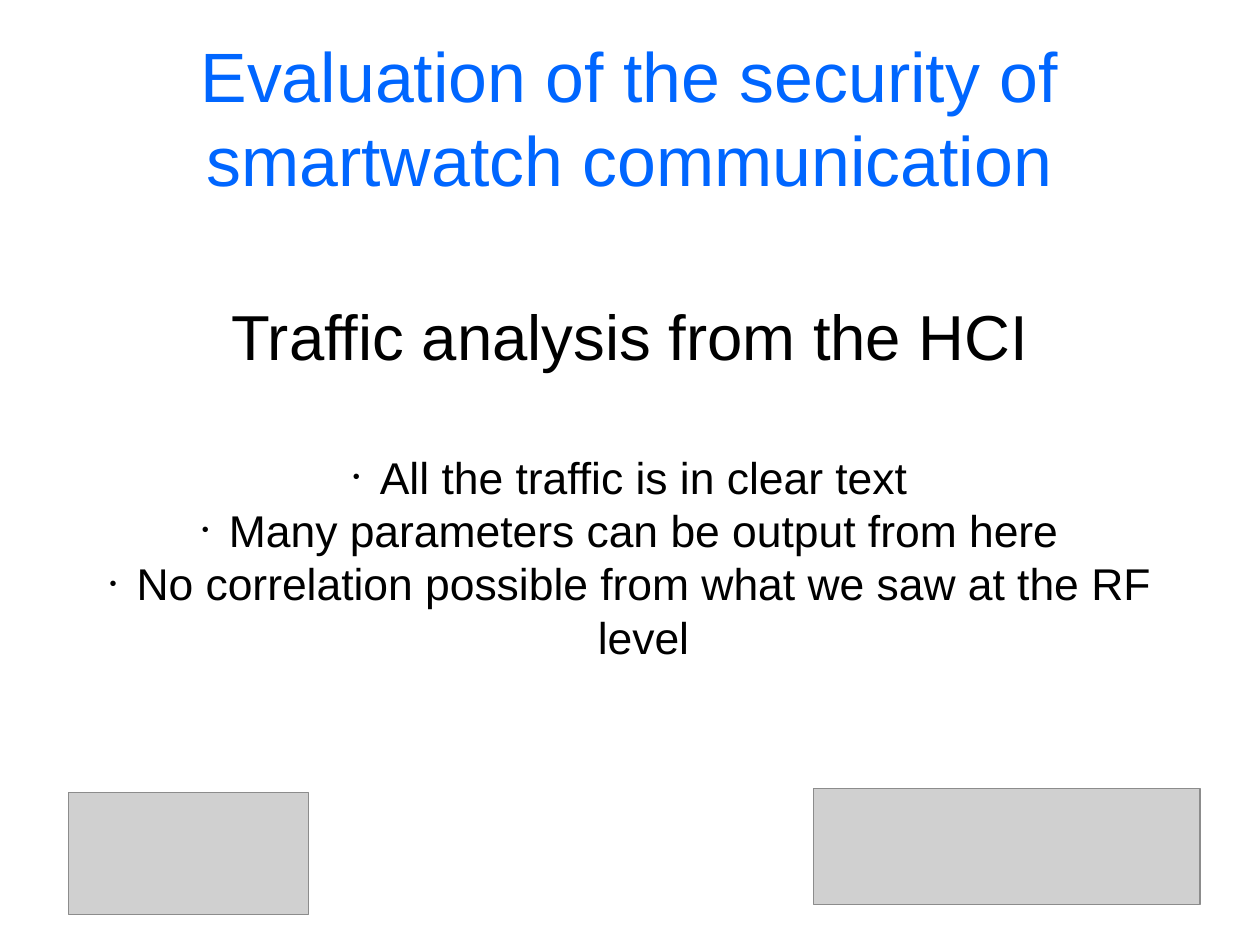
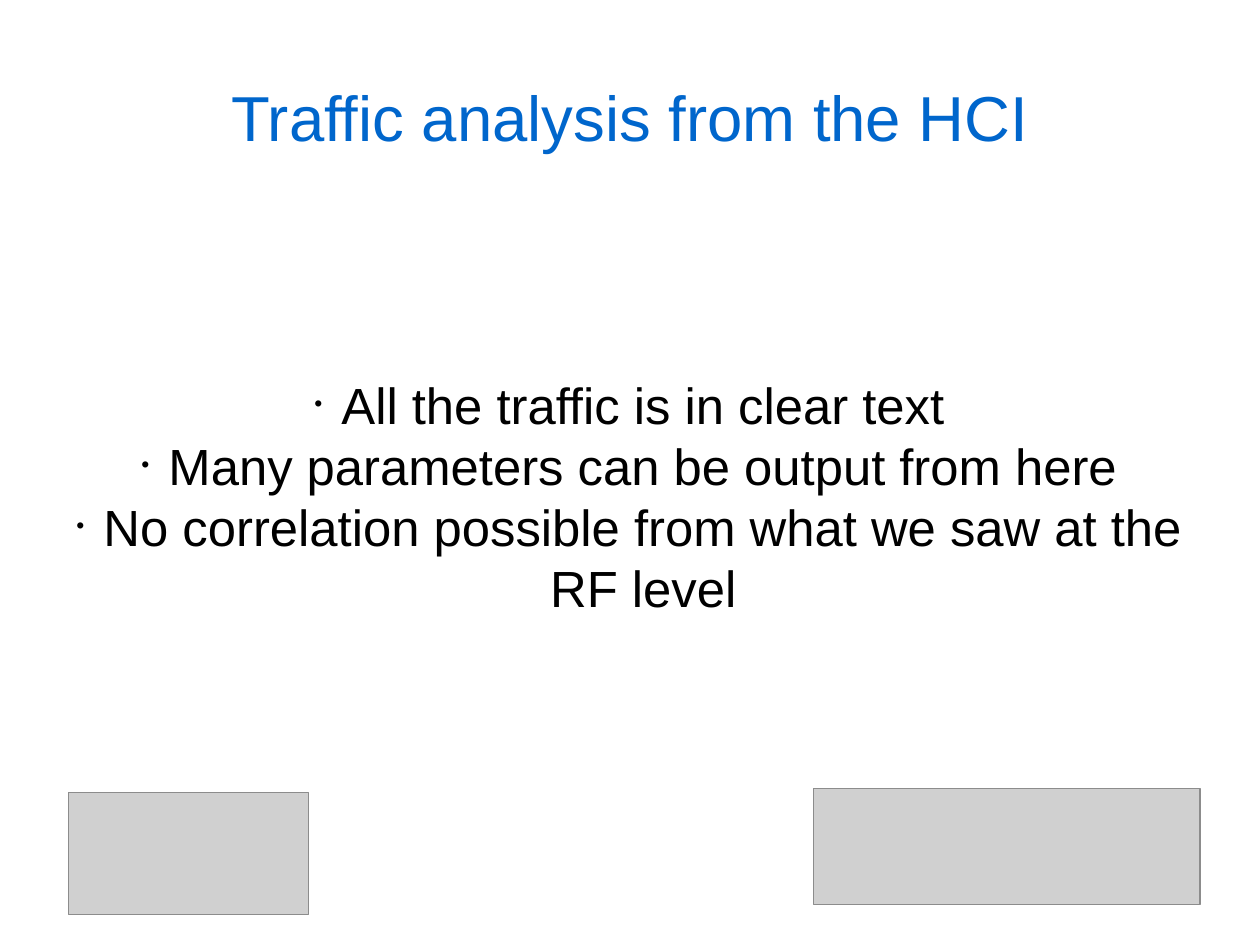
Before and after one commit to cheeseit/smartwatchers_report, a slide deck: slide 11 of presentation.odp (slide 10 before the commit). Drawn at 1260x945 pixels with LibreOffice and Linux fonts; fonts in the diff are those of the drawing; grey boxes stand for pictures. Boxes give left, top, right and bottom in pixels: in the first picture for what was removed or moved away, otherwise in the second. Text is boxed around its words. In the diff, an @@ line names an element or a change of style, - is before the commit and + after.

```diff
--- a/presentation.odp
+++ b/presentation.odp
@@ title at (232, 95, 1028, 153): text changed; size 44 to 40 pt; text colour #0066FF to #0066CC @@
-Evaluation of the security of smartwatch communication
+Traffic analysis from the HCI
@@ subtitle "All the traffic is in ..." at (103, 387, 1182, 608): size 28 to 32 pt @@
@@ subtitle at (232, 314, 1028, 372): paragraph removed @@
-Traffic analysis from the HCI
```
Also in this commit, not shown: 9 other slides changed, 3 slides added, 2 slides removed, 1 other file.
